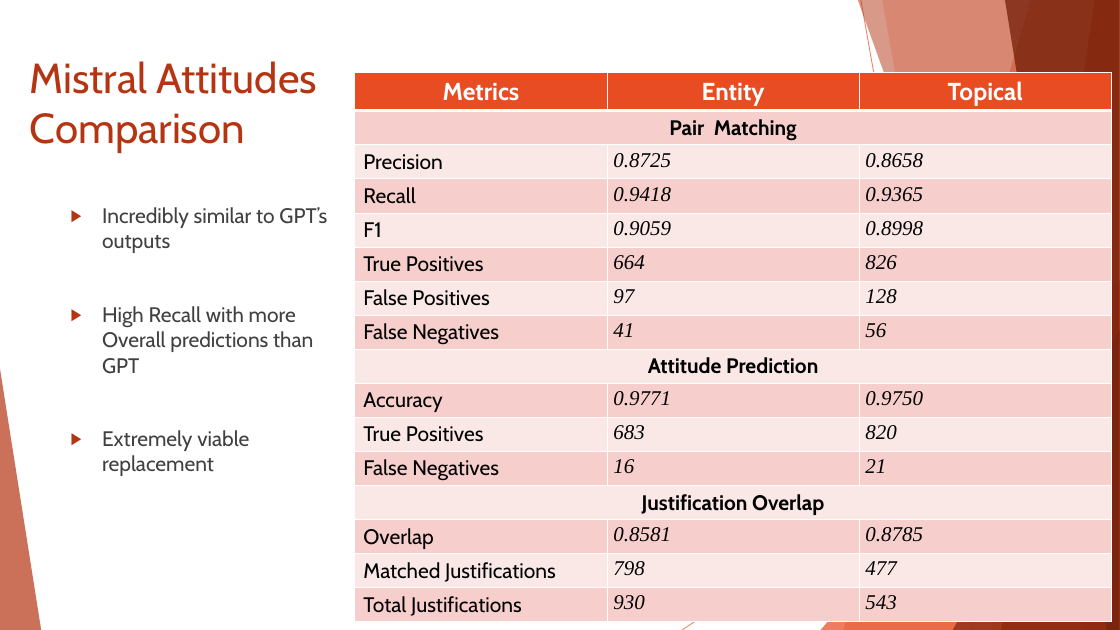
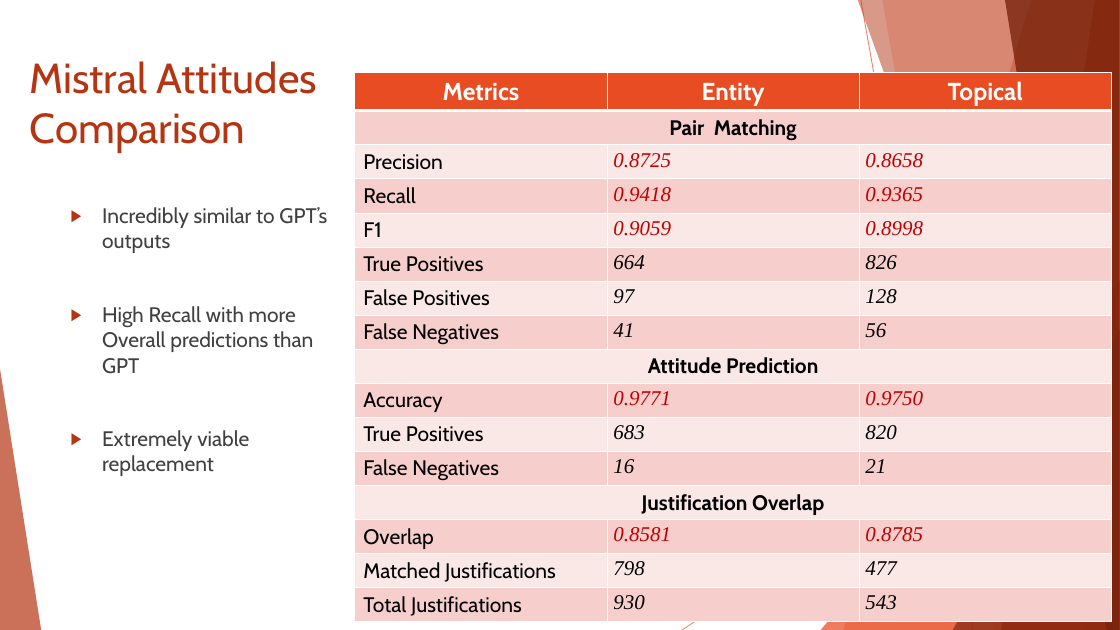
Before and after one commit to amodes01/ADE, a slide deck: slide 21 of Documentation/Thesis_Defend.PPTX (slide 19 before the commit). Drawn at 1120x630 pixels with LibreOffice and Linux fonts; fonts in the diff are those of the drawing. Boxes give left, top, right and bottom in pixels: in the first picture for what was removed or moved away, otherwise in the second. Text is boxed around its words. In the diff, an @@ line names an element or a change of style, - is before the commit and + after.

```diff
--- a/Documentation/Thesis_Defend.PPTX
+++ b/Documentation/Thesis_Defend.PPTX
@@ table at [355, 72, 1112, 620] @@
@@ text colour #000000 to #C00000 in "0.8725", "0.8658", "0.9418", "0.9365" and 6 more places @@
```
Also in this commit, not shown: 14 other slides changed, 10 slides added, 7 slides removed, 3 other files.
